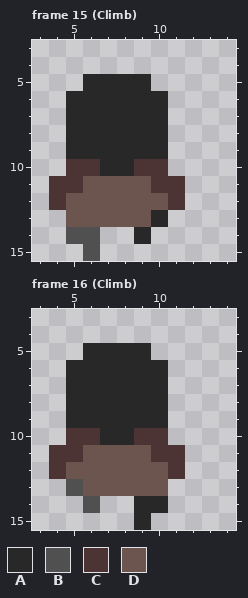
Pixel-art file -- PixelEngine/res/sprites/leather_armor.aseprite. That is the earlier state.
16x16 pixels, 19 frames. Shown: frame 15 (Climb): x 3..14, y 3..15; frame 16 (Climb): x 3..14, y 3..15. The commit also changed other frames, which this record leaves out.
Visible layers, top first: "Armor", "Layer 1".
Palette (. is transparent): A #282828  B #505050  C #4c3435  D #6d554f
Pixels before, frame 15 (Climb), first column x 4:
 5 ..AAAA..
 6 .AAAAAA.
 7 .AAAAAA.
 8 .AAAAAA.
 9 .AAAAAA.
10 .CCAACC.
11 CCDDDDCC
12 CDDDDDDC
13 .DDDDDA.
14 .BB..A..
15 ..B.....
Pixels before, frame 16 (Climb), first column x 4:
 5 ..AAAA..
 6 .AAAAAA.
 7 .AAAAAA.
 8 .AAAAAA.
 9 .AAAAAA.
10 .CCAACC.
11 CCDDDDCC
12 CDDDDDDC
13 .BDDDDD.
14 ..B..AA.
15 .....A..
Once edited:
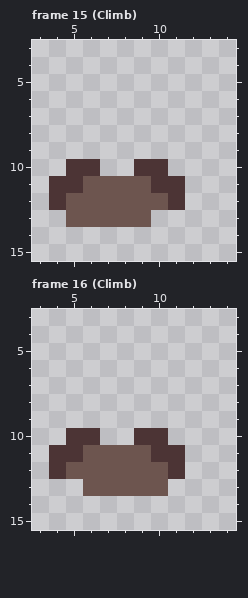
Difference:
layer "Layer 1" now hidden
Frame 15 (Climb):
The author cleared colour A in row 5 at x 6 to 9; in rows 6 to 9 at x 5 to 10; in row 10 at x 7 to 8; in row 13 at x 10; in row 14 at x 9.
The author cleared colour B in row 14 at x 5 to 6; in row 15 at x 6.
Frame 16 (Climb):
The author cleared colour A in row 5 at x 6 to 9; in rows 6 to 9 at x 5 to 10; in row 10 at x 7 to 8; in row 14 at x 9 to 10; in row 15 at x 9.
The author cleared colour B in row 13 at x 5; in row 14 at x 6.
Boxes around the changes in both pictures, in picture pixels (x1, y1, x2, y2):
erased: (66, 74, 168, 261)
erased: (66, 343, 168, 530)
